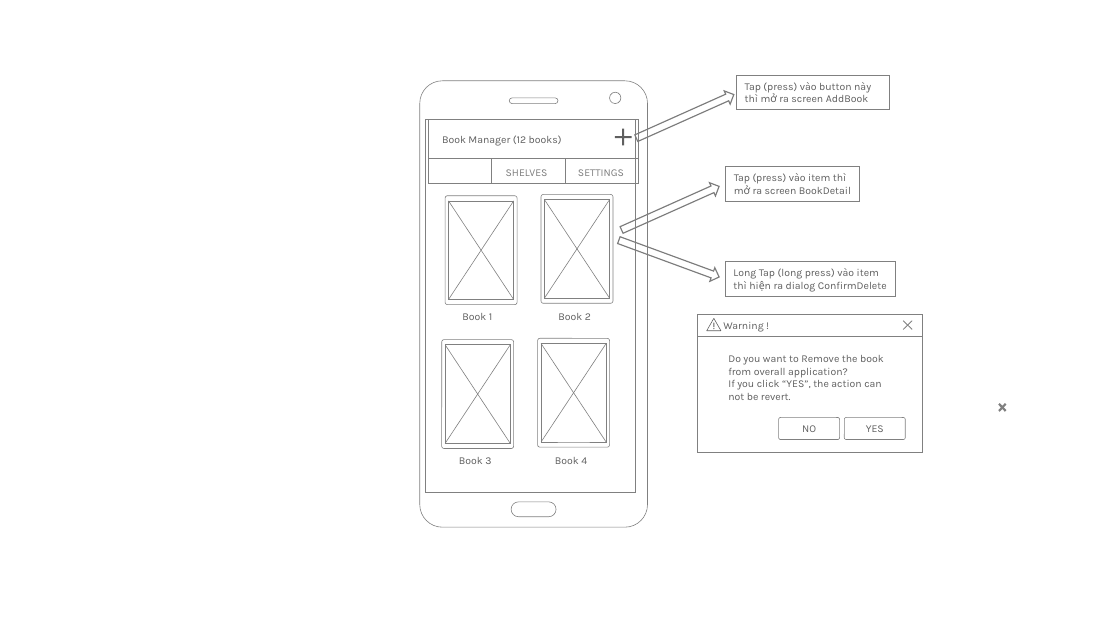
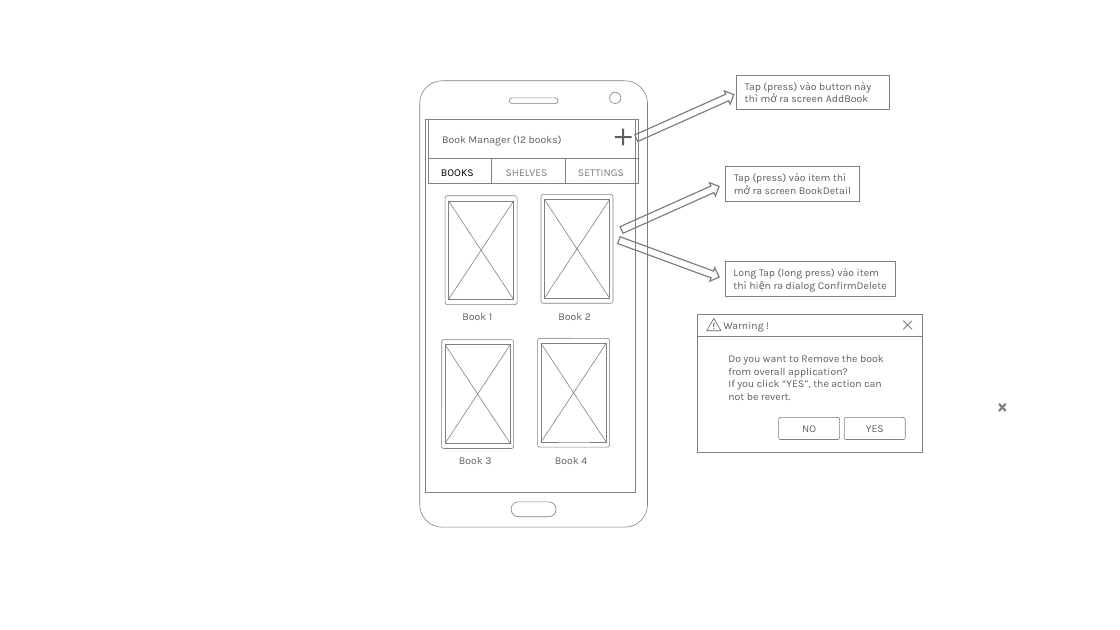
Before and after one commit to ThanhCong28/QuanLyDocSach, a slide deck: slide 3 of Documents/02.Design/Detail-Design.pptx. Drawn at 1120x630 pixels with LibreOffice and Linux fonts; fonts in the diff are those of the drawing. Boxes give left, top, right and bottom in pixels: in the first picture for what was removed or moved away, otherwise in the second. Text is boxed around its words. In the diff, an @@ line names an element or a change of style, - is before the commit and + after.

```diff
--- a/Documents/02.Design/Detail-Design.pptx
+++ b/Documents/02.Design/Detail-Design.pptx
@@ text added at <box>441,169,474,176</box>, 9 pt, text #000000 @@
+BOOKS
```
Also in this commit, not shown: 1 other file.
